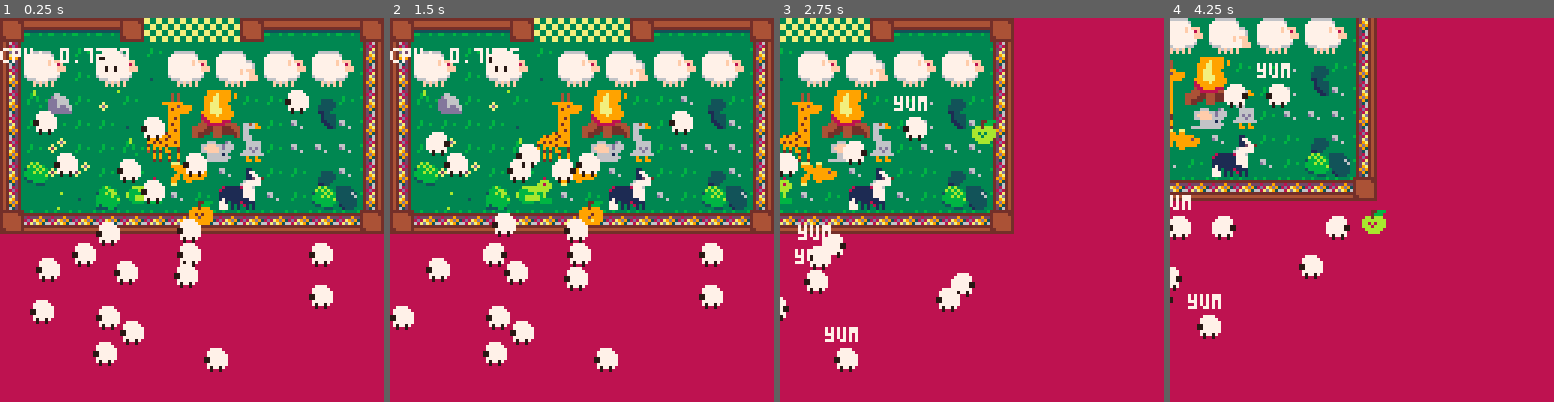
Above: before the commit, frames 1-4 (left to right).
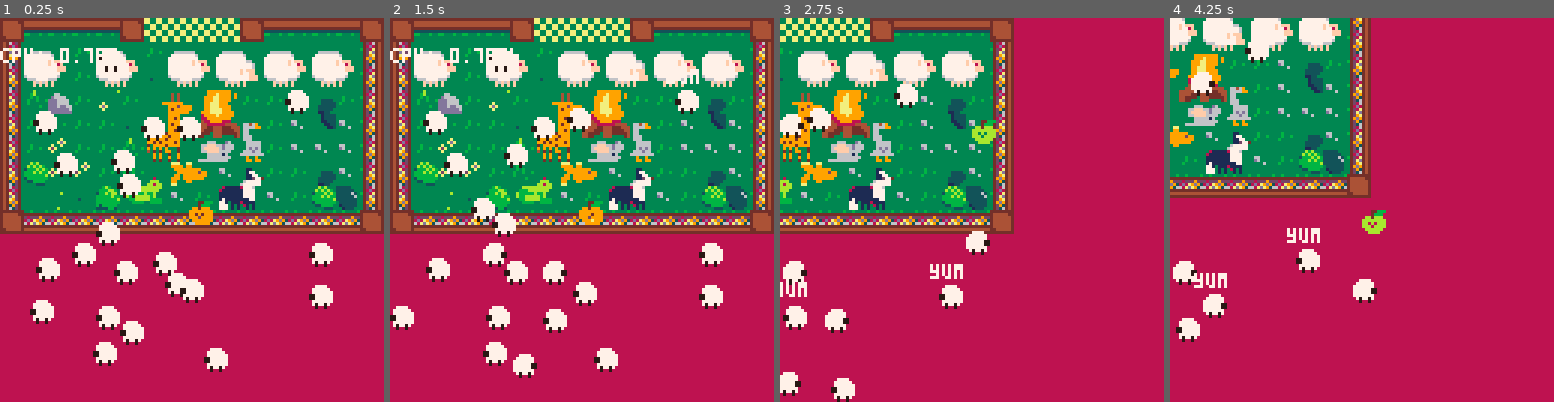
Above: after the commit, the same moments.

Repository: kitasuna/sheepdoggin
Game: PICO-8 cartridge sheepdoggin.p8
Two runs of this game, one before a commit and one after it. Both use one fixed random seed, a clock stepped at 60 frames per second and the inputs below.
Inputs:
- Up to frame 1 (0.25 s): no input
- Up to frame 2 (1.5 s): tap X (X key) at 0.33, 1.07 s; tap O (Z key) at 0.7 s
- Up to frame 3 (2.75 s): hold Right 1.6-2.1 s; tap O (Z key) at 1.7, 2.1, 2.5 s; tap X (X key) at 1.85 s; hold Up 2.15-2.42 s; hold Right from 2.47 s (still down)
- Up to frame 4 (4.25 s): tap O (Z key) every 0.4 s from 2.9 to 4.1 s; tap X (X key) at 2.97, 4.08 s; release Right at 3.03 s; hold Left 3.08-3.58 s; hold Down 3.63-3.97 s; hold Right from 4.02 s (still down)

The runs differ from the first frame. In frame 1, 2.9% of the frame differs, in the area x 25-54%, y 7-75%; in frame 2, 5.6%; in frame 3, 5.8%; in frame 4, 16%, in the area x 0-54%, y 0-85%.

Commit message:
add sheep pushing

Diff:
--- a/_game.lua
+++ b/_game.lua
@@ -5,6 +5,22 @@
   --_update_animation()
   local stuff =
   physics:bodyBodyCollisions(merge(sheep_mgr.sheep, {player}))
+
+
+  -- dog / sheep collision time
+  local dogCirc = player:influenceCirc()
+  for i, sheep in pairs(sheep_mgr.sheep) do
+    local sheepCirc = sheep:collisionCirc()
+    if sheep.state != SheepState.Panic and dogCirc:collides(sheepCirc) then
+      local dir = v2(
+        sheep.pos.x+(sheep.pos.x - player.x),
+        sheep.pos.y+(sheep.pos.y - player.y)
+      )
+      sheep_to_panic(sheep, dir)
+    elseif sheep.state == SheepState.Panic then
+      sheep_to_wait(sheep)
+    end
+  end
 end
 
 function draw_game()
--- a/player.lua
+++ b/player.lua
@@ -134,7 +134,13 @@
 
         collisionCirc = function(self)
             local pos = v2(self.x, self.y)
+            -- update this 4,4 if we change player sprite size
             return Circ.fromCenterRadius(pos:add(v2(4,4)),4)
+        end,
+        influenceCirc = function(self)
+            local pos = v2(self.x, self.y)
+            -- update this 4,4 if we change player sprite size
+            return Circ.fromCenterRadius(pos:add(v2(4,4)),14)
         end,
 
         intention = function(self)
--- a/sheep.lua
+++ b/sheep.lua
@@ -19,7 +19,7 @@
   for i=10,110,7 do
     for j=10,110,7 do
       local decision = rnd()
-      if decision >= 0.90 then
+      if decision >= 0.9 then
         add(self.sheep, new_sheep(i+rnd(3),j+rnd(3)))
       end
     end
@@ -36,6 +36,7 @@
   Wait = "wait",
   Nibble = "nibble",
   Walk = "walk",
+  Panic = "panic",
 }
 
 function new_sheep(x, y)
@@ -60,9 +61,14 @@
         return v2(0,0)
       end
 
+      local step = 0.1
+      if self.state == SheepState.Panic then
+        step = 0.2
+      end
+
       self.req_pos = v2(
-        self.tgt_pos:sub(self.pos).x * 0.1,
-        self.tgt_pos:sub(self.pos).y * 0.1
+        self.tgt_pos:sub(self.pos).x * step,
+        self.tgt_pos:sub(self.pos).y * step
       )
       -- printh("Tried to move "..delta.x..", "..delta.y)
       return self.req_pos
@@ -108,9 +114,9 @@
         1,1,
         self.flip_x
       )
-      if self.state == SheepState.Nibble then
+       if self.state == SheepState.Nibble then
         print("yum", self.pos.x-3, self.pos.y-7, 3)
-      end
+       end
       palt(14, false)
     end,
     update = function(self, dt)
@@ -172,3 +178,36 @@
   end
 
 end
+
+function sheep_to_panic(sheep, dir)
+  sheep.state = SheepState.Panic
+  sheep.tgt_pos = dir
+end
+
+function sheep_to_wait(sheep)
+  sheep.state = SheepState.Wait
+  sheep.state_ttl = rnd(2)
+end
+
+
+function sheep_state_panic(sheep, dt)
+  -- we're close to the tgt, so just cheat and change state
+  local remaining = sheep.tgt_pos:sub(sheep.pos)
+  if abs(remaining.x) < 1 and abs(remaining.y) < 1 then
+    sheep.pos.x = sheep.tgt_pos.x
+    sheep.pos.y = sheep.tgt_pos.y
+    sheep.tgt_pos = nil
+    sheep.state_ttl = rnd(2)
+    sheep.state = SheepState.Wait
+    sheep.state_f = sheep_state_wait
+    sheep.hop_index = 1
+    return
+  end
+
+  if remaining.x < 0 then
+    sheep.flip_x = false
+  else
+    sheep.flip_x = true
+  end
+
+end
